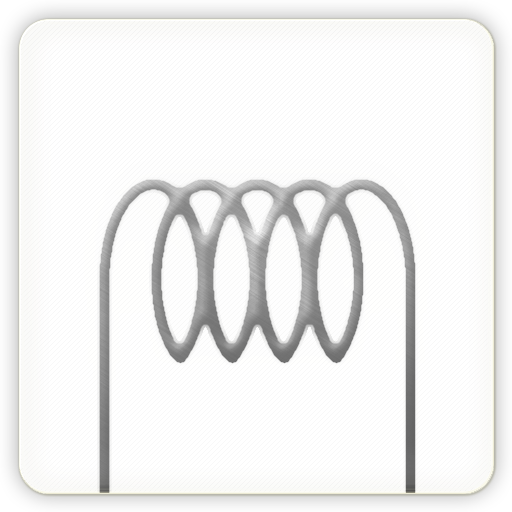
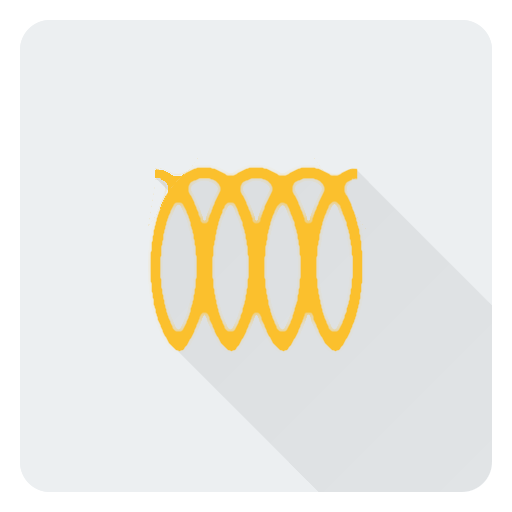
Two versions of the same layered image (512px x 512px). Layer-by-layer changes:
added layer "Group 2 (merged)" above "Group 2" over bbox(20, 20, 492, 492)
hid "Rounded Rectangle 1" over bbox(19, 19, 494, 494)
added group "Group 1 copy" with 5 layers in group "Group 2" over bbox(148, 106, 492, 492)
added layer "Color Fill 3" (1st of 2, in "Group 2" › "Group 1 copy") in group "Group 1 copy" over bbox(148, 158, 366, 354)
added layer "Gradient Fill 1" (1st of 2, in "Group 2" › "Group 1 copy") (8%) in group "Group 1 copy" over bbox(153, 170, 492, 492)
hid group "Group 1" (2 layers) over bbox(0, 0, 512, 512)
removed layer "Color Fill 7" (was multiply) from group "Group 1" over bbox(0, 0, 512, 512)
removed layer "Color Fill 6" (was multiply, 86%) from group "Group 1" over bbox(0, 0, 512, 512)
removed layer "Color Fill 5" from group "Group 1" over bbox(0, 0, 512, 512)
"Color Fill 3" (2nd of 2, in "Group 2" › "Group 1"): opacity 90% → 100%, painted on it over bbox(97, 177, 418, 512)
painted on "Rounded Rectangle 1 copy" over bbox(19, 19, 494, 494)
